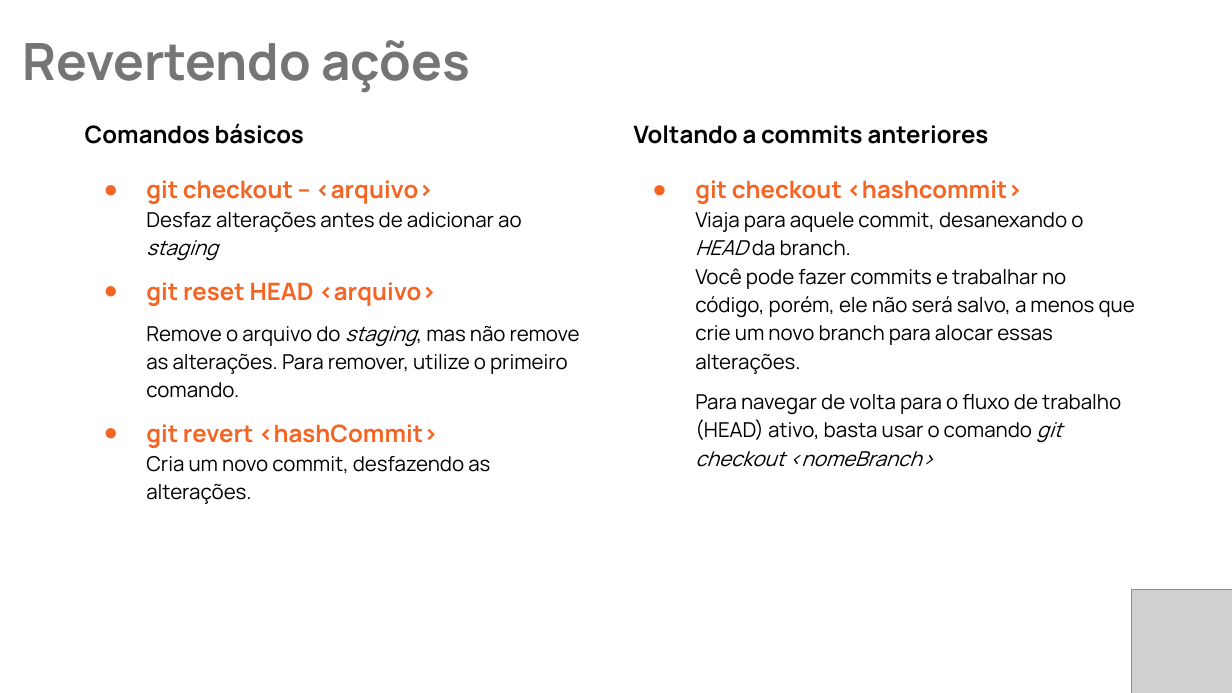
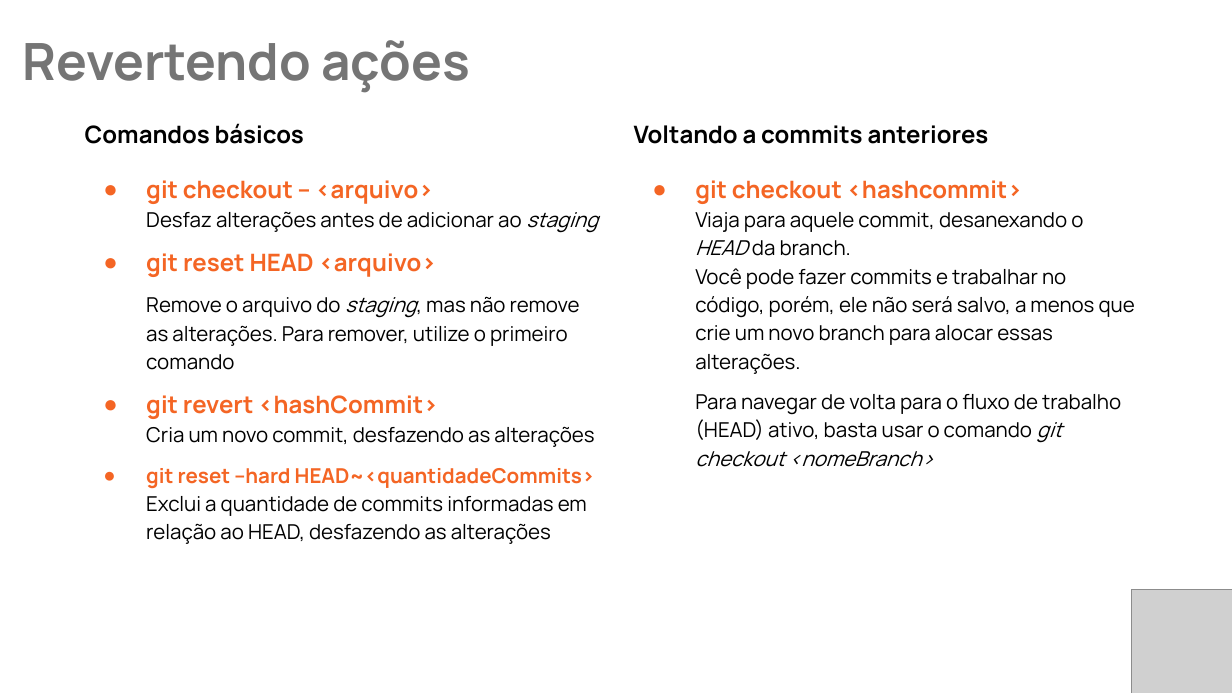
Before and after one commit to EvertonBrzozowyAlves/TreinamentoGit, a slide deck: slide 11 of Treinamento GIT.pptx (slide 12 before the commit). Drawn at 1232x693 pixels with LibreOffice and Linux fonts; fonts in the diff are those of the drawing; grey boxes stand for pictures. Boxes give left, top, right and bottom in pixels: in the first picture for what was removed or moved away, otherwise in the second. Text is boxed around its words. In the diff, an @@ line names an element or a change of style, - is before the commit and + after.

Commit message:
updated the presentation file

```diff
--- a/Treinamento GIT.pptx
+++ b/Treinamento GIT.pptx
@@ text at (x1=146, y1=296, x2=595, y2=544): text changed @@
-Remove o arquivo do staging, mas não remove as alterações. Para remover, utilize o primeiro comando.
-● git revert <hashCommit>
-  Cria um novo commit, desfazendo as alterações.
+Remove o arquivo do staging, mas não remove as alterações. Para remover, utilize o primeiro comando
+● git revert <hashCommit>
+  Cria um novo commit, desfazendo as alterações
+● git reset --hard HEAD~<quantidadeCommits>
+  Exclui a quantidade de commits informadas em relação ao HEAD, desfazendo as alterações
```
Also in this commit, not shown: 5 other slides changed.
